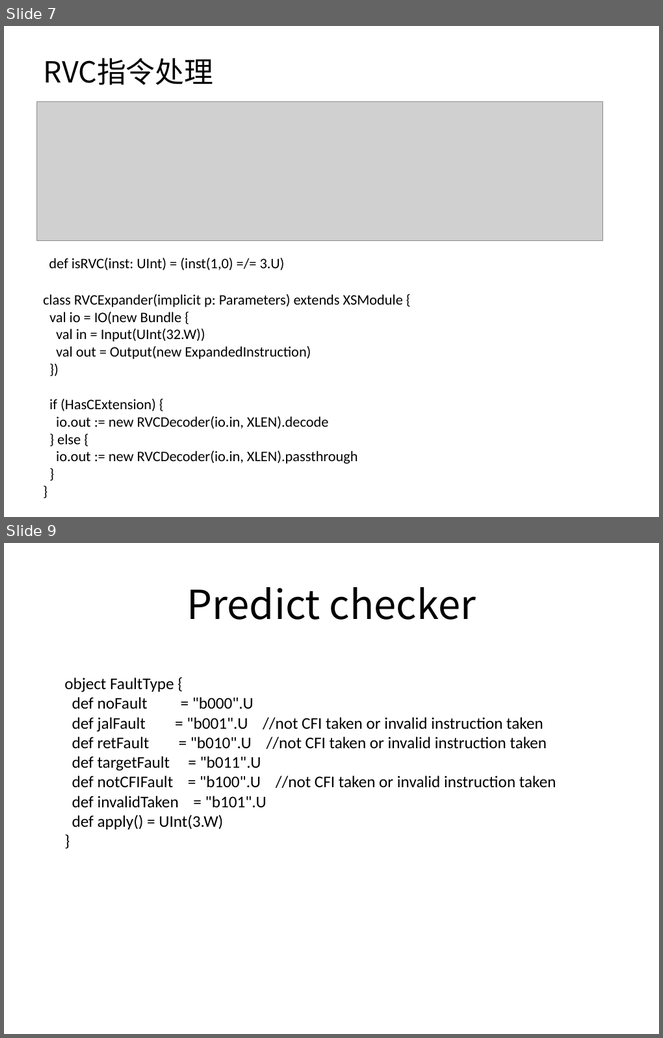
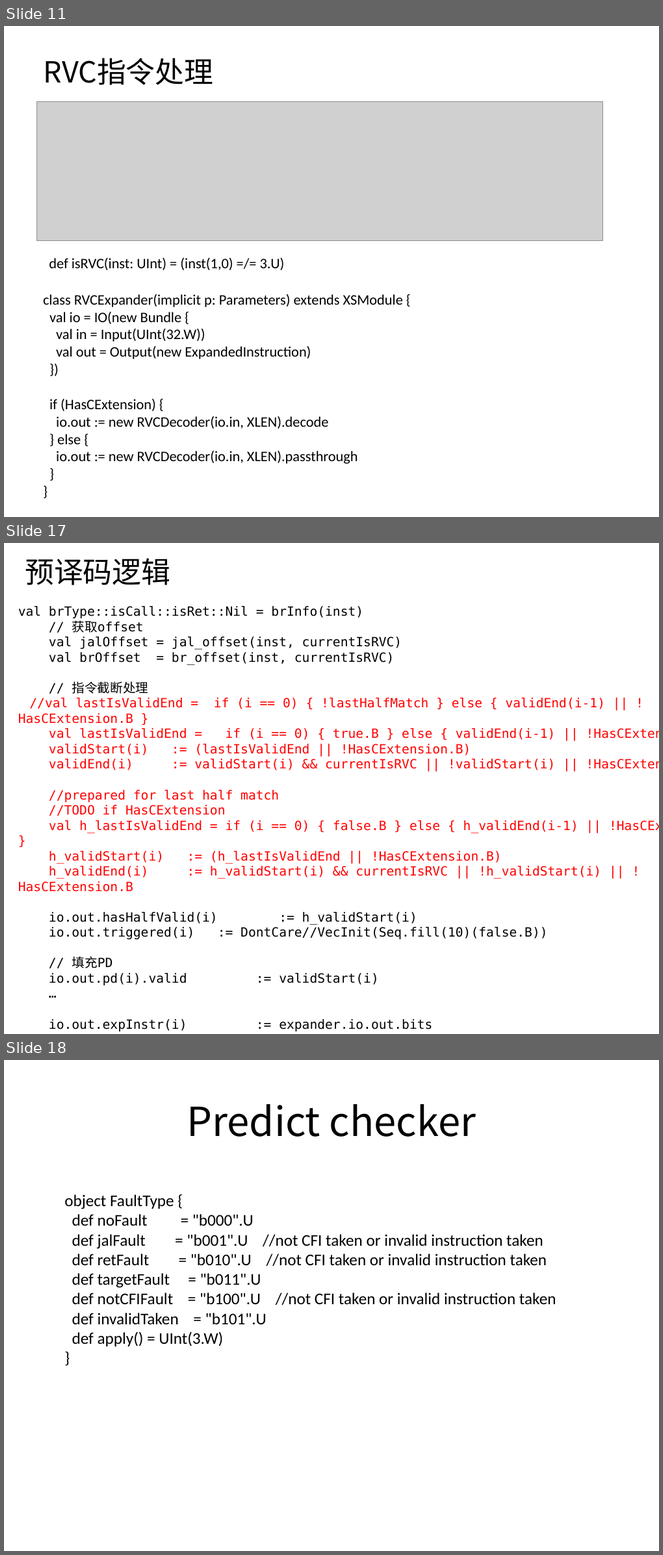
Before and after one commit to sqduan/Xiangshan_Learning, a slide deck: Documents/PreDecoder.pptx. Shown one above the other, each under a label of ours: slides 7 and 9 before the commit, slides 11, 17 and 18 after it; the slides between them are not shown. The pictures are 663x1038 and 663x1555 pixels, drawn with LibreOffice and Linux fonts; fonts in the diff are those of the drawing; grey boxes stand for pictures. Boxes give left, top, right and bottom in pixels: in the first picture for what was removed or moved away, otherwise in the second. Text is boxed around its words. In the diff, an @@ line names an element or a change of style, - is before the commit and + after.

```diff
--- a/Documents/PreDecoder.pptx
+++ b/Documents/PreDecoder.pptx
@@ slide 17 added at <box>4,543,659,1034</box>, background #FFFFFF @@
@@ text added at <box>25,558,170,585</box>, 32 pt, text #000000 @@
+预译码逻辑
@@ text added at <box>18,606,606,1032</box>, 14 pt, text #FF0000 @@
+val brType::isCall::isRet::Nil = brInfo(inst)
+// 获取offset
+val jalOffset = jal_offset(inst, currentIsRVC)
+val brOffset = br_offset(inst, currentIsRVC)
+// 指令截断处理
+//val lastIsValidEnd = if (i == 0) { !lastHalfMatch } else { validEnd(i-1) || !HasCExtension.B }
+val lastIsValidEnd = if (i == 0) { true.B } else { validEnd(i-1) || !HasCExtension.B }
+validStart(i) := (lastIsValidEnd || !HasCExtension.B)
+validEnd(i) := validStart(i) && currentIsRVC || !validStart(i) || !HasCExtension.B
+//prepared for last half match
+//TODO if HasCExtension
+val h_lastIsValidEnd = if (i == 0) { false.B } else { h_validEnd(i-1) || !HasCExtension.B }
+h_validStart(i) := (h_lastIsValidEnd || !HasCExtension.B)
+h_validEnd(i) := h_validStart(i) && currentIsRVC || !h_validStart(i) || !HasCExtension.B
+io.out.hasHalfValid(i) := h_validStart(i)
+io.out.triggered(i) := DontCare//VecInit(Seq.fill(10)(false.B))
+// 填充PD
+io.out.pd(i).valid := validStart(i)
+…
+io.out.expInstr(i) := expander.io.out.bits
+io.out.jumpOffset(i) := Mux(io.out.pd(i).isBr, brOffset, jalOffset)
@@ what was slide 7 is now slide 11 @@
@@ what was slide 9 is now slide 18 @@
```
Also in this commit, not shown: 10 other slides added, 1 slide removed.
